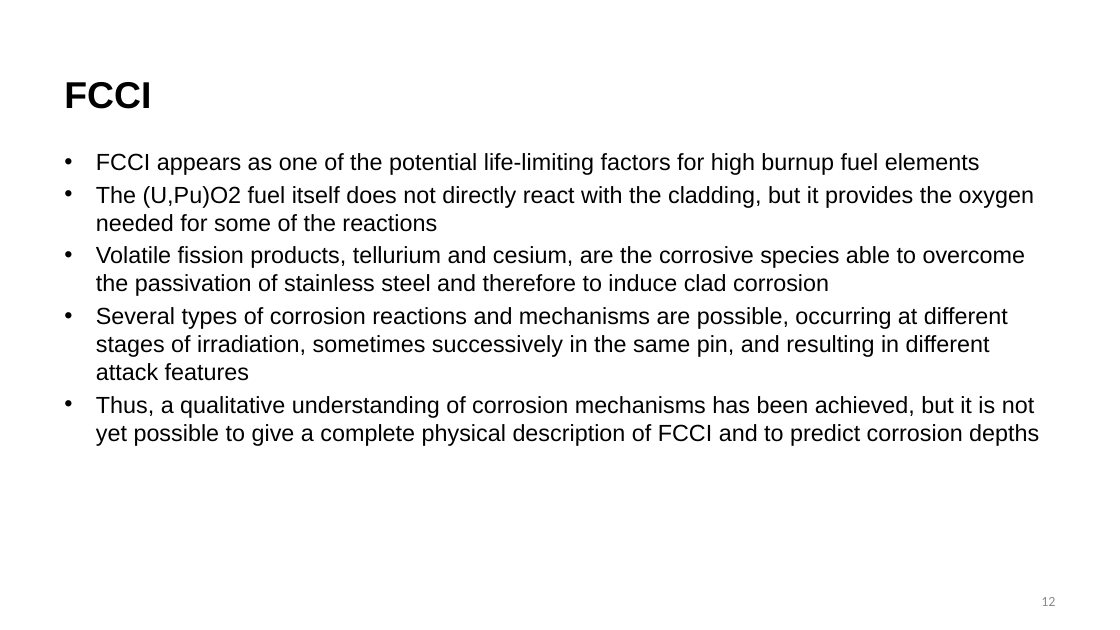
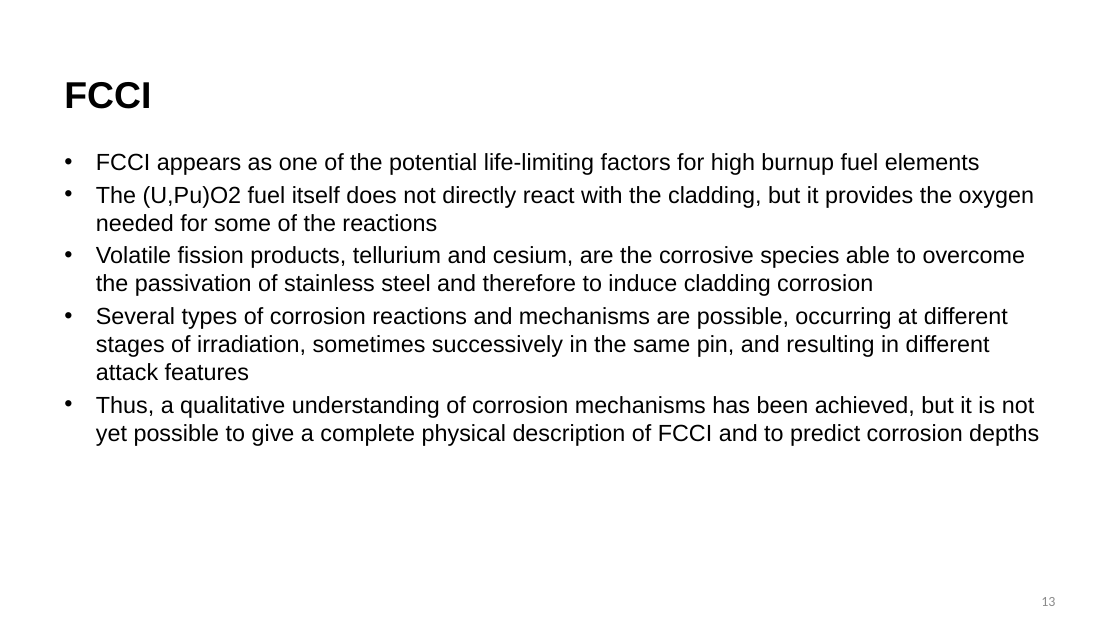
Before and after one commit to benbeeler/TEACHING, a slide deck: slide 13 of Nuclear_Fuel_Performance/NE533_Spring2026/Module4/Lec21_MOX.pptx (slide 12 before the commit). Drawn at 1120x630 pixels with LibreOffice and Linux fonts; fonts in the diff are those of the drawing; background and template pictures are left out. Boxes give left, top, right and bottom in pixels: in the first picture for what was removed or moved away, otherwise in the second. Text is boxed around its words. In the diff, an @@ line names an element or a change of style, - is before the commit and + after.

```diff
--- a/Nuclear_Fuel_Performance/NE533_Spring2026/Module4/Lec21_MOX.pptx
+++ b/Nuclear_Fuel_Performance/NE533_Spring2026/Module4/Lec21_MOX.pptx
@@ text at (x1=96, y1=246, x2=1026, y2=296): text changed @@
-• Volatile fission products, tellurium and cesium, are the corrosive species able to overcome the passivation of stainless steel and therefore to induce clad corrosion
+• Volatile fission products, tellurium and cesium, are the corrosive species able to overcome the passivation of stainless steel and therefore to induce cladding corrosion
```
Also in this commit, not shown: 7 other slides changed, 1 slide added, 9 other files.
